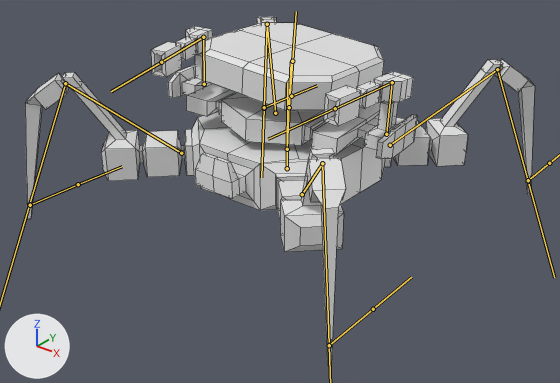
What one commit did to the FBX model Assets/Models/mech_spider.fbx.
Before and after are seen from a camera (50 mm lens) standing at (5.06, -6.46, 4.15) and looking at (0.14, -0.31, 0.34). Arrows for +X, +Y and +Z are at lower left; the lights stay in place. Both versions are drawn at frame 67 of the action 'Armature|Idle'; the numbers are the values there. The bones that bend it are drawn over the model as lines. Mesh edges are drawn as thin lines.

Names of what the first picture shows: 'Turret'.
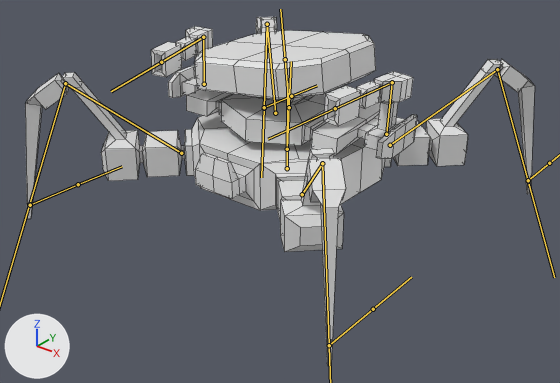
Where the change shows, as pixel boxes [x1, y1, x2, y2] in the pictures (560 x 383 px):
'Turret', posed
    both: [25, 17, 535, 366]
bone 'Spine.002', root to tip
    before: (289, 107) to (292, 61)
    after: (289, 107) to (285, 59)

Edits to the bpy script that builds the scene:
```text
Change bone_spine_002:
    where bone_spine_002 = bpy.data.objects['Armature'].pose.bones['Spine.002']  # child of 'Spine.001'
    bone_spine_002.rotation_quaternion: (0.999, -0.003, -0.05, -0.013) -> (0.995, -0.007, -0.049, 0.084)  # degrees (0, -6, -1) -> degrees (-1, -6, 10)
```
